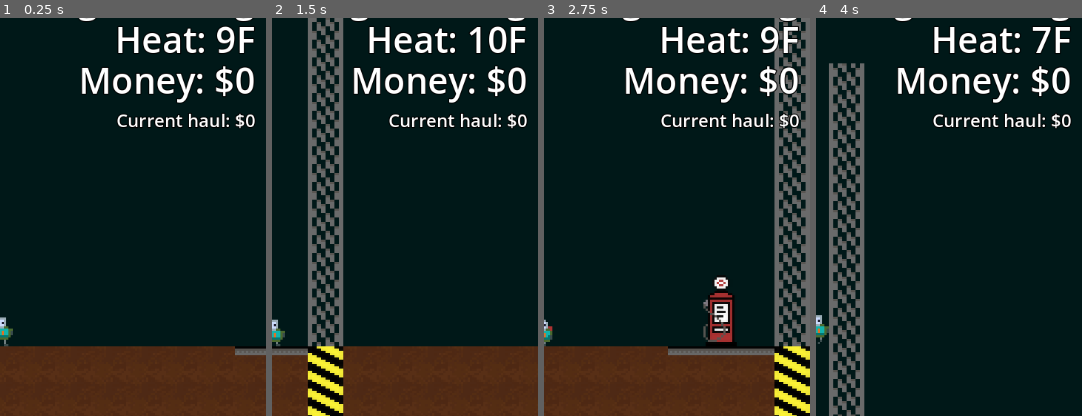
Above: before the commit, frames 1-4 (left to right).
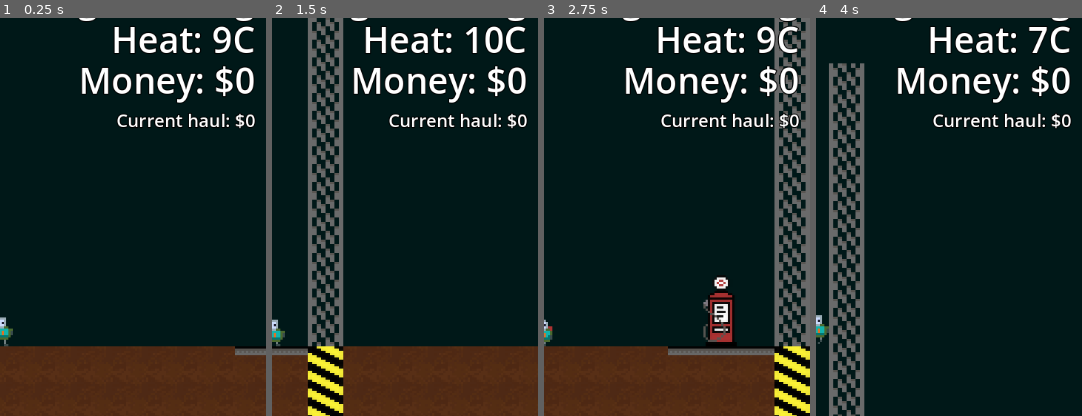
Above: after the commit, the same moments.

Repository: brikr/ludum-dare-57
Game: Godot game, scene res://scenes/main/main.tscn
The game is run twice, just before and just after one commit, with the same random seed, the same clock (stepped at 60 frames per second) and the same inputs.
Inputs (mouse positions are % of the whole screen's width and height, from its top left):
- Up to frame 1 (0.25 s): no input
- Up to frame 2 (1.5 s): tap Enter at 0.5 s; move the mouse to (72, 45) at 0.52 s; hold D (move_right) from 0.53 s (still down); tap F (interact) at 0.6 s; tap Space (jump) at 0.77 s; move the mouse to (30, 55) at 1.27 s; click (30, 55) at 1.35 s
- Up to frame 3 (2.75 s): tap Space (jump) at 1.52 s; move the mouse to (60, 28) at 2.02 s; release D (move_right) at 2.03 s; hold A (move_left) from 2.03 s (still down); tap F (interact) at 2.1 s
- Up to frame 4 (4 s): move the mouse to (45, 70) at 2.77 s; release A (move_left) at 2.78 s; hold D (move_right) from 2.78 s (still down); click (45, 70) at 2.85 s; tap Space (jump) at 3.02, 3.77 s; move the mouse to (80, 65) at 3.52 s; tap F (interact) at 3.6 s
The pictures show only the part of the screen within x 50-100%, y 10-60%; the shares and areas given below are measured in that part.

The runs differ from the first frame. In frame 1, 1.8% of the frame differs, in the area x 42-96%, y 2-9%; in frame 2, 2.1%, in the area x 34-96%, y 2-9%; in frame 3, 1.9%; in frame 4, 1.7%.

Commit message:
Add heat sink item

Diff:
--- a/scenes/hud/hud.gd
+++ b/scenes/hud/hud.gd
@@ -2,7 +2,7 @@
 
 const FUEL_WEIGHT_MONEY_TEMPLATE := """Fuel: %.2fL
 Weight: %dkg
-Heat: %dF
+Heat: %dC
 Money: $%d"""
 const CURRENT_HAUL_VALUE_TEMPLATE := "Current haul: $%d"
 
--- a/scenes/hud/hud.tscn
+++ b/scenes/hud/hud.tscn
@@ -14,7 +14,7 @@
 theme_override_font_sizes/font_size = 48
 text = "Fuel: 1.00L
 Weight: 100kg
-Heat: 10F
+Heat: 10C
 Money: $0"
 horizontal_alignment = 2
 
--- a/scripts/items/item.gd
+++ b/scripts/items/item.gd
@@ -10,6 +10,7 @@
   JETPACK_FUEL_EFFICIENCY,
   CURRENT_FUEL,
   DIGGING_POWER,
+  HEAT_CAPACITY,
 }
 
 var type: Type
@@ -43,3 +44,5 @@
         GameState.player.current_fuel += val
       Item.StatImpact.DIGGING_POWER:
         GameState.player.digging_power += val
+      Item.StatImpact.HEAT_CAPACITY:
+        GameState.player.heat_capacity += val
--- a/scripts/items/items.gd
+++ b/scripts/items/items.gd
@@ -3,6 +3,7 @@
 var GEAR_REGISTRY = [
   Item.new("Jet Pack Speed", 100.0, Item.Type.GEAR, {Item.StatImpact.JETPACK_SPEED_LIMIT: 25}),
   Item.new("Bigger Shovel", 50.0, Item.Type.GEAR, {Item.StatImpact.DIGGING_POWER: 1}),
+  Item.new("Heat sink", 200, Item.Type.GEAR, {Item.StatImpact.HEAT_CAPACITY: 100}),
 ]
 
 var CONSUMEABLE_REGISTRY = [
